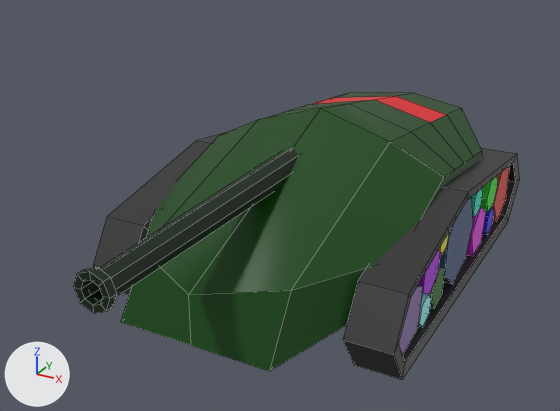
Renders of the FBX model Mevlana/Assets/Prefabs/tank_p2.fbx from each side of a commit.
Before and after are seen from a 50 mm lens placed at (2.05, -4.55, 2.49), pointed at (-0.13, -0.59, 0.5). The lights are fixed; the arrows at lower left show +X, +Y and +Z. Mesh edges are drawn as thin lines. Where no turn or scale is listed for an object, it has been applied to the vertices.
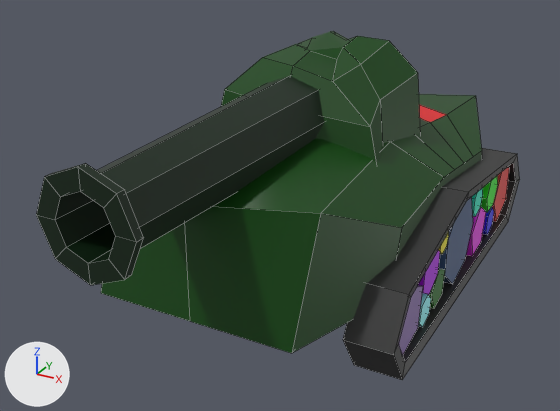
Commit message: new tanks

Where the change shows, as pixel boxes (x1, y1, x2, y2) in the pictures (560 x 411 px; the box of a moved part takes in the faces that stretch with it):
'Plane', reshaped (15% taller): before (121, 92, 482, 371); after (101, 31, 482, 353)
'Circle.006', moved, rescaled (28% wider, 26% taller): before (74, 147, 299, 313); after (36, 76, 325, 285)
part 1 of me_plane_002, added (green): after (221, 31, 420, 162)
part 2 of me_plane_002, moved or reshaped: before (121, 92, 481, 371); after (101, 94, 482, 353)
'Plane.002', unchanged, covered by the edit: before (313, 96, 446, 122); after (419, 105, 446, 122)

The change, as a diff of the scene's bpy script:
```diff
--- a/Mevlana/Assets/Prefabs/tank_p2.fbx.py
+++ b/Mevlana/Assets/Prefabs/tank_p2.fbx.py
@@ me_plane_002 @@
 # used by ob_plane; location = (0.0, 0.0, 0.0)
 # verts and faces of me_plane_002; kept vertices keep their numbers, new ones are numbered from 40
 # before: 0 (0.0, -1.78, 0.19) at pixel (191, 345), 1 (0.0, 1.51, 0.75) at pixel (414, 93), 3 (0.0, -1.78, 0.5) at pixel (188, 294), 5 (0.47, -1.55, 0.54) at pixel (291, 290), 7 (0.47, 1.27, 0.75) at pixel (461, 107)
 # before: 9 (0.47, -1.78, 0.19) at pixel (269, 371), 10 (0.81, -0.95, 0.53), 15 (-0.47, -1.55, 0.54), 17 (-0.47, 1.27, 0.75) at pixel (351, 92), 19 (-0.47, -1.78, 0.19) at pixel (120, 322)
 # before: 20 (-0.81, -0.95, 0.53)
-me_plane_002.from_pydata(...)  # 40 vertices, 33 faces; spans x -0.81..0.81, y -1.78..1.51, z 0.19..1.08
+me_plane_002.from_pydata(...)  # 80 vertices, 65 faces; spans x -0.81..0.81, y -1.78..1.66, z 0.19..1.51
+# me_plane_002 part 1: a new loose piece of 40 vertices spanning x -0.58..0.58, y -0.88..0.42, z 0.78..1.51, in mat_material_028 (dark green #034500)
+# me_plane_002 part 2
+verts[0] = (0.0, -1.78, 0.34)  # moved, pixel (190, 321)
+verts[1] = (0.0, 1.48, 0.75)  # moved
+verts[3] = (0.0, -1.78, 0.99)  # moved
+verts[5] = (0.62, -1.55, 0.99)  # moved, pixel (320, 213)
+verts[7] = (0.47, 1.66, 0.75)  # moved, pixel (475, 95)
+verts[17] = (-0.47, 1.66, 0.75)  # moved
+verts[9] = (0.59, -1.78, 0.34)  # moved, pixel (291, 353)
+verts[10] = (0.81, -0.95, 0.71)  # moved, pixel (401, 227)
+verts[20] = (-0.81, -0.95, 0.71)  # moved
+verts[15] = (-0.62, -1.55, 0.99)  # moved
+verts[19] = (-0.59, -1.78, 0.34)  # moved, pixel (100, 293)
 me_plane_002.materials.append(mat_material_028)
@@ ob_circle_006 @@
 ob_circle_006 = bpy.data.objects.new('Circle.006', me_circle_036)
-ob_circle_006.location = (0.0, -0.121, 0.85)
+ob_circle_006.location = (0.0, -0.121, 1.148)
 ob_circle_006.rotation_euler = (1.571, 0.0, 0.0)  # degrees (90, 0, 0)
-ob_circle_006.scale = (0.114, 0.114, 0.114)
+ob_circle_006.scale = (0.301, 0.301, 0.114)
```
